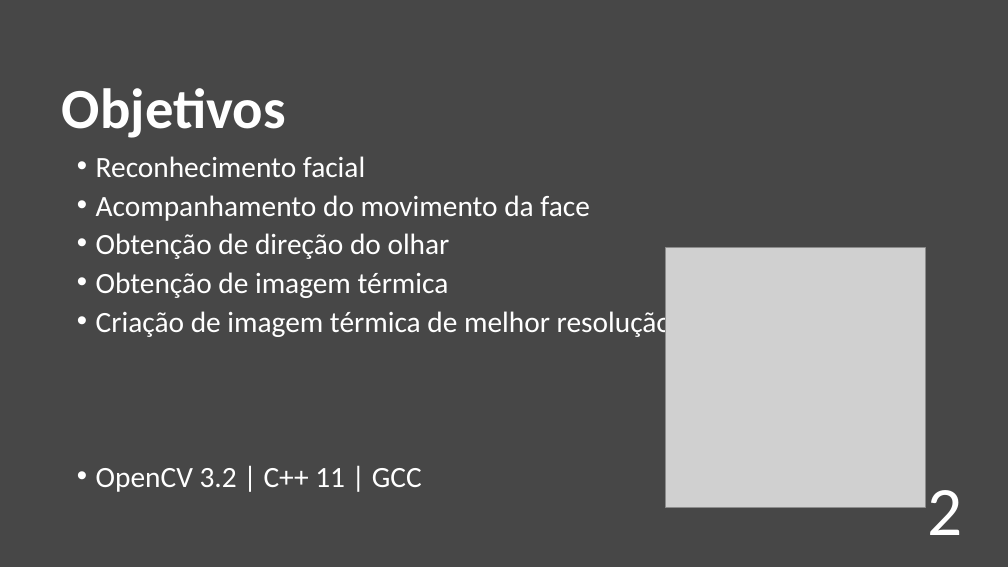
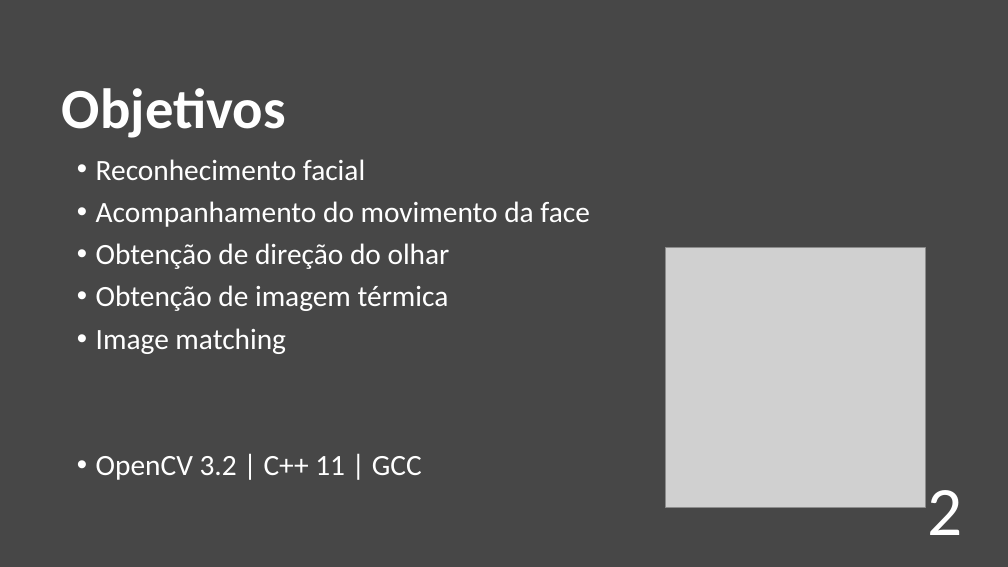
Before and after one commit to RRibeiro8/vc_projecto, a slide deck: slide 2 of docs/Presentation.pptx. Drawn at 1008x567 pixels with LibreOffice and Linux fonts; fonts in the diff are those of the drawing; grey boxes stand for pictures. Boxes give left, top, right and bottom in pixels: in the first picture for what was removed or moved away, otherwise in the second. Text is boxed around its words. In the diff, an @@ line names an element or a change of style, - is before the commit and + after.

Commit message:
Presentation

```diff
--- a/docs/Presentation.pptx
+++ b/docs/Presentation.pptx
@@ text at (96, 159, 589, 480): line spacing 0.8 to 0.9 @@
@@ text at (96, 328, 286, 354): text changed @@
-• Criação de imagem térmica de melhor resolução
+• Image matching
```
Also in this commit, not shown: 5 other slides changed.
